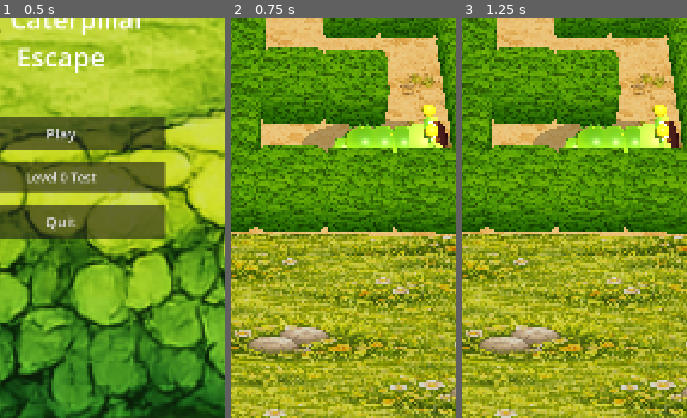
Above: before the commit, frames 1-3 (left to right).
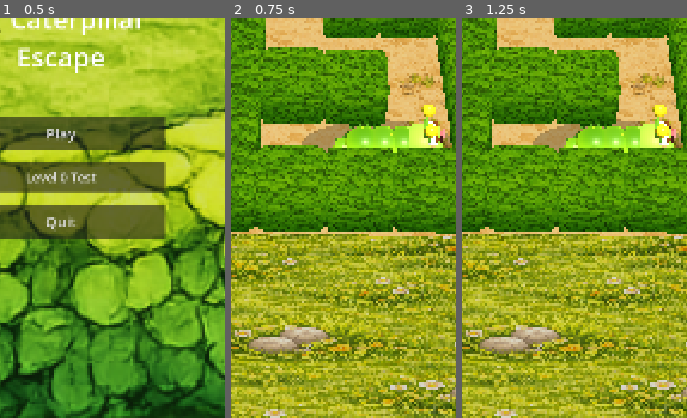
Above: after the commit, the same moments.

Repository: blago83/CaterpillarEscapeGame
Game: Godot game, scene res://scenes/MainMenu.tscn
Same seed, same stepped clock (60 frames per second), same inputs: the game is played once before the commit and once after it.
Inputs:
- Up to frame 1 (0.5 s): no input
- Up to frame 2 (0.75 s): click "Play" at 0.5 s
- Up to frame 3 (1.25 s): no input
The pictures show only the part of the screen within x 36-86%, y 37-87%; the shares and areas given below are measured in that part.

Frame 1 is identical in both runs. In frame 2, 0.3% of the frame differs, in the area x 87-97%, y 24-33%; in frame 3, 0.3%.

Commit message:
fixed mouth

Diff:
--- a/scripts/segment_3d.gd
+++ b/scripts/segment_3d.gd
@@ -450,13 +450,13 @@
 		_cheek_nodes.append(cheek)
 
 func _add_mouth(head_radius: float, parent: Node3D) -> void:
-	# Wide D-shaped open smile (flat top, round bottom) with a pink tongue inside.
+	# Small open smile: dark cavity with a clearly visible pink tongue in front.
 	var mouth_pivot := Node3D.new()
-	mouth_pivot.position = Vector3(0.0, head_radius * -0.28, -head_radius * 0.84)
+	mouth_pivot.position = Vector3(0.0, head_radius * -0.32, -head_radius * 0.92)
 	mouth_pivot.scale = Vector3(1.0, 1.0, 1.0)
 	parent.add_child(mouth_pivot)
 
-	# Dark cavity: very wide flattened sphere -> looks like a wide round opening.
+	# Dark cavity – flattened ellipse, modest size.
 	var cavity_mat := StandardMaterial3D.new()
 	cavity_mat.albedo_color = Color(0.18, 0.05, 0.05)
 	cavity_mat.specular = 0.05
@@ -464,66 +464,64 @@
 
 	var cavity := MeshInstance3D.new()
 	var cavity_s := SphereMesh.new()
-	cavity_s.radius = 0.13
-	cavity_s.height = 0.20
-	cavity_s.radial_segments = 32
-	cavity_s.rings = 16
+	cavity_s.radius = 0.09
+	cavity_s.height = 0.10
+	cavity_s.radial_segments = 28
+	cavity_s.rings = 14
 	cavity.mesh = cavity_s
 	cavity.material_override = cavity_mat
-	cavity.position = Vector3(0.0, -0.02, -0.03)
-	# Stretch wide horizontally, moderate vertically, shallow depth.
-	cavity.scale = Vector3(2.05, 1.25, 0.48)
+	cavity.position = Vector3(0.0, 0.0, 0.0)
+	# Wider than tall, very shallow → reads as an open mouth.
+	cavity.scale = Vector3(1.55, 0.95, 0.40)
 	cavity.cast_shadow = GeometryInstance3D.SHADOW_CASTING_SETTING_OFF
 	mouth_pivot.add_child(cavity)
 
-	# Flat top mask covers the upper half of the cavity to make a D shape.
-	var mask_mat := StandardMaterial3D.new()
-	mask_mat.albedo_color = Color(0.66, 0.89, 0.27)
-	mask_mat.specular = 0.55
-	mask_mat.roughness = 0.34
-	var mask := MeshInstance3D.new()
-	var mask_s := BoxMesh.new()
-	# Wide enough to cover the full cavity width, tall enough to clip the top half.
-	mask_s.size = Vector3(0.62, 0.16, 0.10)
-	mask.mesh = mask_s
-	mask.material_override = mask_mat
-	mask.position = Vector3(0.0, 0.082, 0.0)
-	mask.cast_shadow = GeometryInstance3D.SHADOW_CASTING_SETTING_OFF
-	mouth_pivot.add_child(mask)
-
-	# Pink tongue filling the lower half of the opening.
+	# Thin flat upper lip strip across the top of the cavity (gives D-shape).
+	var lip_mat := StandardMaterial3D.new()
+	lip_mat.albedo_color = Color(0.62, 0.86, 0.25)
+	lip_mat.specular = 0.55
+	lip_mat.roughness = 0.34
+	var lip := MeshInstance3D.new()
+	var lip_s := BoxMesh.new()
+	lip_s.size = Vector3(0.30, 0.025, 0.06)
+	lip.mesh = lip_s
+	lip.material_override = lip_mat
+	lip.position = Vector3(0.0, 0.045, -0.01)
+	lip.cast_shadow = GeometryInstance3D.SHADOW_CASTING_SETTING_OFF
+	mouth_pivot.add_child(lip)
+
+	# Pink tongue – sits in front of the cavity, lower half, clearly visible.
 	var tongue_mat := StandardMaterial3D.new()
-	tongue_mat.albedo_color = Color(0.95, 0.50, 0.50)
-	tongue_mat.specular = 0.65
-	tongue_mat.roughness = 0.30
+	tongue_mat.albedo_color = Color(0.96, 0.48, 0.50)
+	tongue_mat.specular = 0.7
+	tongue_mat.roughness = 0.28
 
 	var tongue := MeshInstance3D.new()
 	var tongue_s := SphereMesh.new()
-	tongue_s.radius = 0.10
-	tongue_s.height = 0.10
-	tongue_s.radial_segments = 24
-	tongue_s.rings = 12
+	tongue_s.radius = 0.06
+	tongue_s.height = 0.07
+	tongue_s.radial_segments = 20
+	tongue_s.rings = 10
 	tongue.mesh = tongue_s
 	tongue.material_override = tongue_mat
-	# Wide and a bit flattened, sitting in the lower half, pushed forward so it pokes out.
-	tongue.position = Vector3(0.0, -0.045, 0.025)
-	tongue.scale = Vector3(1.55, 0.95, 1.10)
+	tongue.position = Vector3(0.0, -0.020, -0.045)
+	tongue.scale = Vector3(1.30, 0.85, 1.10)
 	tongue.cast_shadow = GeometryInstance3D.SHADOW_CASTING_SETTING_OFF
 	mouth_pivot.add_child(tongue)
 
-	# Subtle highlight on the tongue.
+	# Tongue shine highlight.
 	var tongue_shine_mat := StandardMaterial3D.new()
-	tongue_shine_mat.albedo_color = Color(1.0, 0.92, 0.90, 0.55)
+	tongue_shine_mat.albedo_color = Color(1.0, 0.92, 0.90, 0.6)
 	tongue_shine_mat.transparency = BaseMaterial3D.TRANSPARENCY_ALPHA
 	tongue_shine_mat.specular = 1.0
 	tongue_shine_mat.roughness = 0.08
 	var tongue_shine := MeshInstance3D.new()
 	var tongue_shine_s := SphereMesh.new()
-	tongue_shine_s.radius = 0.028
-	tongue_shine_s.height = 0.014
+	tongue_shine_s.radius = 0.018
+	tongue_shine_s.height = 0.010
 	tongue_shine.mesh = tongue_shine_s
 	tongue_shine.material_override = tongue_shine_mat
-	tongue_shine.position = Vector3(0.025, 0.020, -0.012)
+	tongue_shine.position = Vector3(0.020, 0.012, -0.040)
 	tongue_shine.cast_shadow = GeometryInstance3D.SHADOW_CASTING_SETTING_OFF
 	tongue.add_child(tongue_shine)
 
